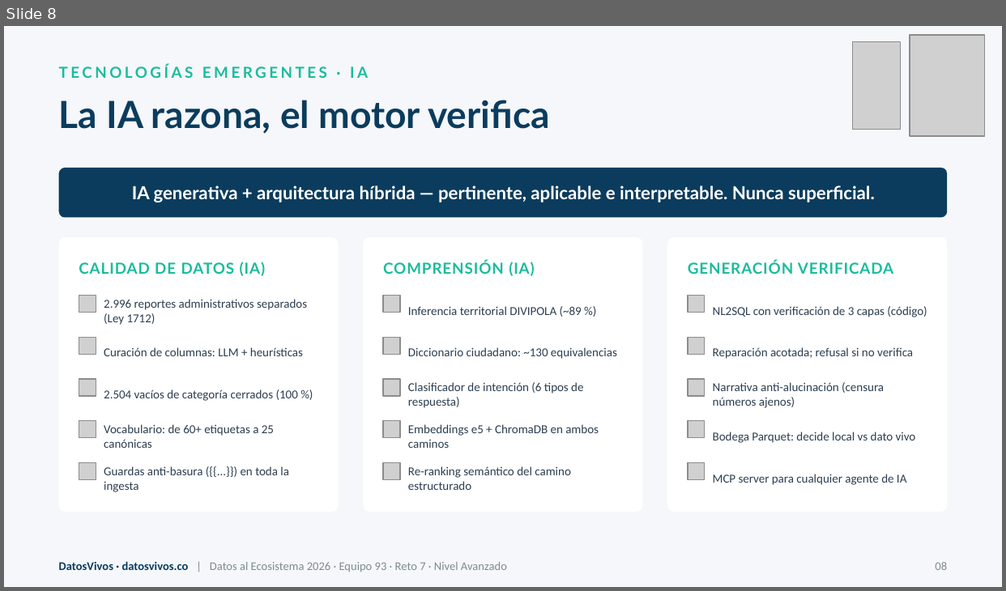
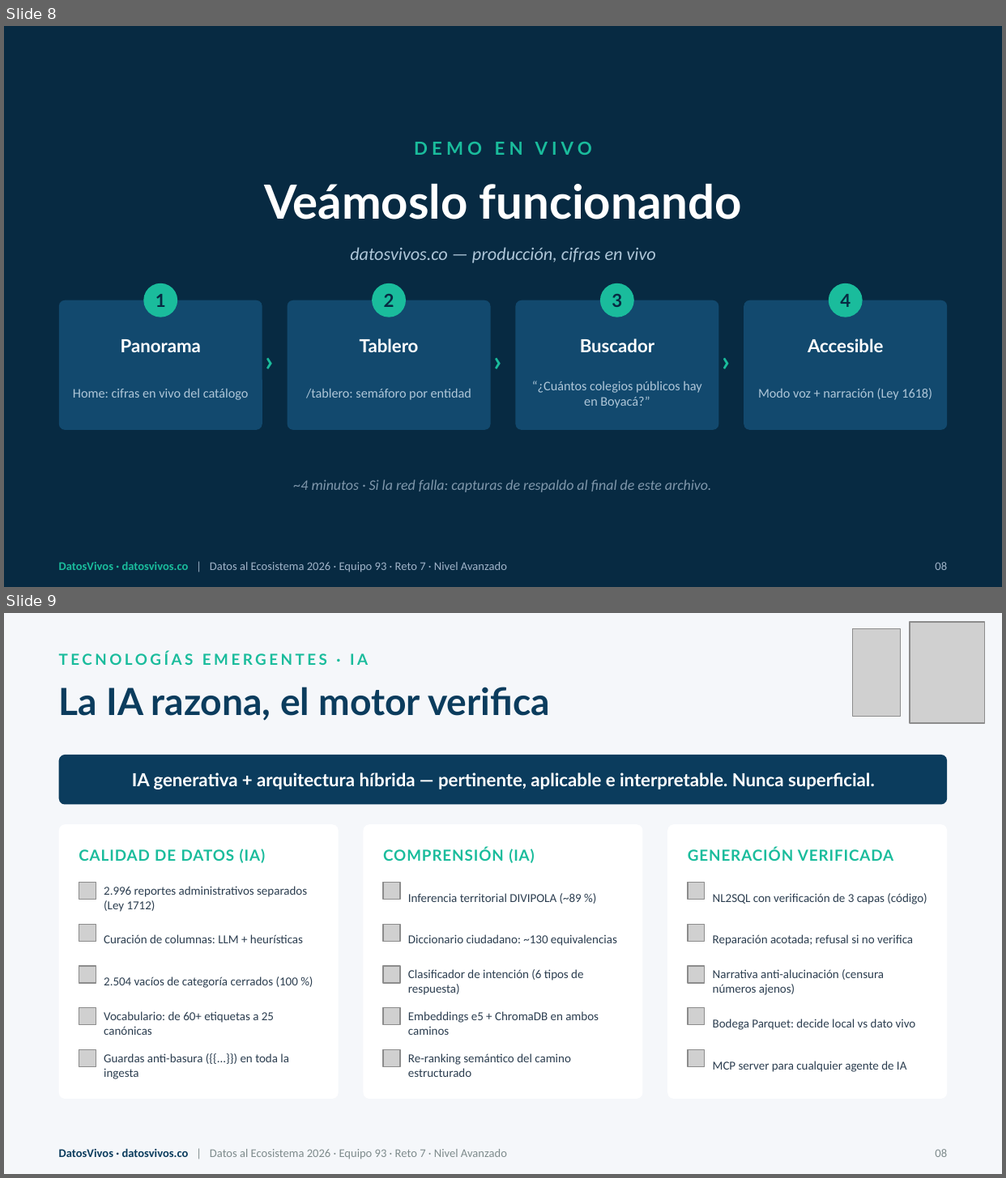
Before and after one commit to jsricop/DatosVivos, a slide deck: recursos/presentacion.pptx. Shown one above the other, each under a label of ours: slide 8 before the commit, slides 8 and 9 after it. The pictures are 1006x591 and 1006x1178 pixels, drawn with LibreOffice and Linux fonts; fonts in the diff are those of the drawing; grey boxes stand for pictures. Boxes give left, top, right and bottom in pixels: in the first picture for what was removed or moved away, otherwise in the second. Text is boxed around its words. In the diff, an @@ line names an element or a change of style, - is before the commit and + after.

```diff
--- a/recursos/presentacion.pptx
+++ b/recursos/presentacion.pptx
@@ slide 8 added at bbox=[4, 26, 1002, 587], background #072A42 @@
@@ text added at bbox=[414, 142, 592, 155], 13 pt, text #1ABC9C, bold @@
+DEMO EN VIVO
@@ text added at bbox=[264, 183, 742, 220], 34 pt, text #FFFFFF, bold @@
+Veámoslo funcionando
@@ text added at bbox=[350, 247, 656, 263], 13 pt, text #AEC6D8, italic @@
+datosvivos.co — producción, cifras en vivo
@@ ellipse added at bbox=[143, 284, 177, 318], fill #1ABC9C @@
@@ ellipse added at bbox=[373, 284, 406, 318], fill #1ABC9C @@
@@ ellipse added at bbox=[600, 284, 633, 318], fill #1ABC9C @@
@@ ellipse added at bbox=[829, 284, 863, 318], fill #1ABC9C @@
@@ rounded rectangle added at bbox=[59, 301, 262, 430], fill #12496E @@
@@ text added at bbox=[155, 294, 166, 307], 13 pt, text #072A42, bold @@
+1
@@ rounded rectangle added at bbox=[288, 301, 491, 430], fill #12496E @@
@@ text added at bbox=[384, 294, 394, 307], 13 pt, text #072A42, bold @@
+2
@@ rounded rectangle added at bbox=[515, 301, 718, 430], fill #12496E @@
@@ text added at bbox=[612, 294, 622, 307], 13 pt, text #072A42, bold @@
+3
@@ rounded rectangle added at bbox=[744, 301, 947, 430], fill #12496E @@
@@ text added at bbox=[840, 294, 850, 307], 13 pt, text #072A42, bold @@
+4
@@ text added at bbox=[121, 339, 201, 352], 13 pt, text #FFFFFF, bold @@
+Panorama
@@ text added at bbox=[266, 340, 285, 380], 20 pt, text #1ABC9C, bold @@
+›
@@ text added at bbox=[360, 339, 419, 352], 13 pt, text #FFFFFF, bold @@
+Tablero
@@ text added at bbox=[494, 340, 514, 380], 20 pt, text #1ABC9C, bold @@
+›
@@ text added at bbox=[580, 339, 654, 352], 13 pt, text #FFFFFF, bold @@
+Buscador
@@ text added at bbox=[722, 340, 741, 380], 20 pt, text #1ABC9C, bold @@
+›
@@ text added at bbox=[808, 339, 883, 352], 13 pt, text #FFFFFF, bold @@
+Accesible
@@ text added at bbox=[73, 388, 249, 400], 9.5 pt, text #AEC6D8 @@
+Home: cifras en vivo del catálogo
@@ text added at bbox=[306, 388, 471, 400], 9.5 pt, text #AEC6D8 @@
+/tablero: semáforo por entidad
@@ text added at bbox=[532, 381, 701, 408], 9.5 pt, text #AEC6D8 @@
+“¿Cuántos colegios públicos hay en Boyacá?”
@@ text added at bbox=[758, 388, 932, 400], 9.5 pt, text #AEC6D8 @@
+Modo voz + narración (Ley 1618)
@@ text added at bbox=[294, 480, 712, 493], 10.5 pt, text #7F97AB, italic @@
+~4 minutos · Si la red falla: capturas de respaldo al final de este archivo.
@@ text added at bbox=[59, 562, 507, 573], 8.5 pt, text #9FB3C8 @@
+DatosVivos · datosvivos.co | Datos al Ecosistema 2026 · Equipo 93 · Reto 7 · Nivel Avanzado
@@ text added at bbox=[935, 562, 947, 570], 8.5 pt, text #9FB3C8 @@
+08
@@ what was slide 8 is now slide 9 @@
```
Also in this commit, not shown: 6 slides changed, 3 other files.
